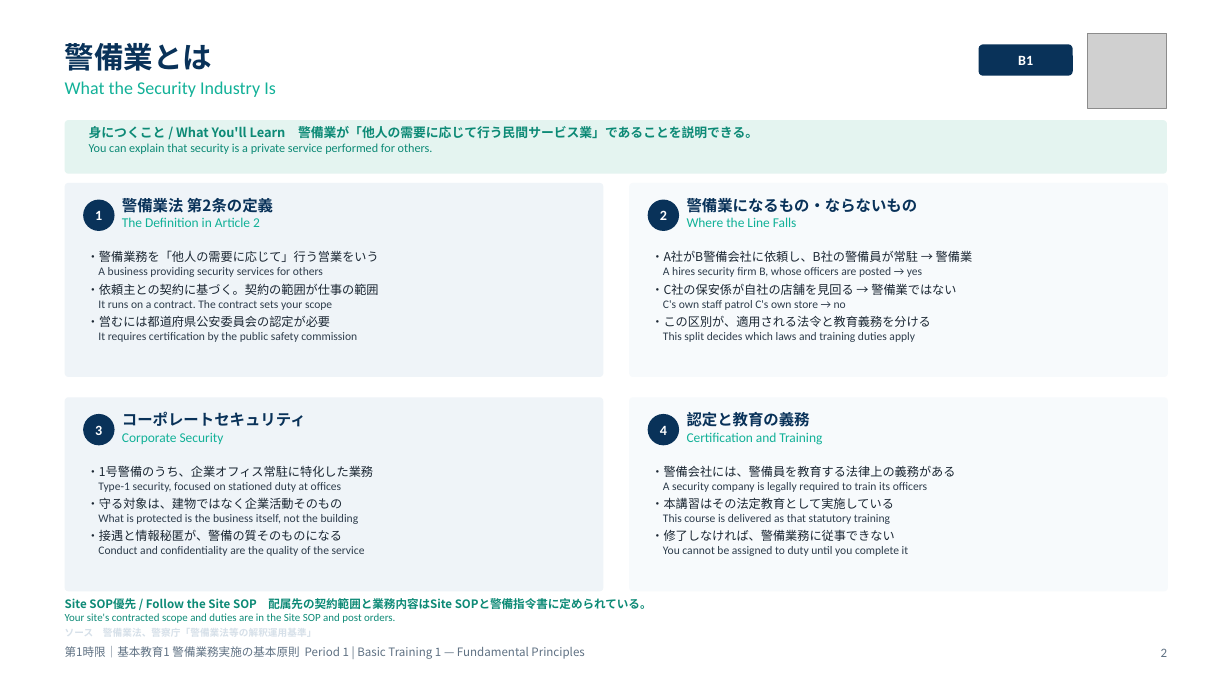
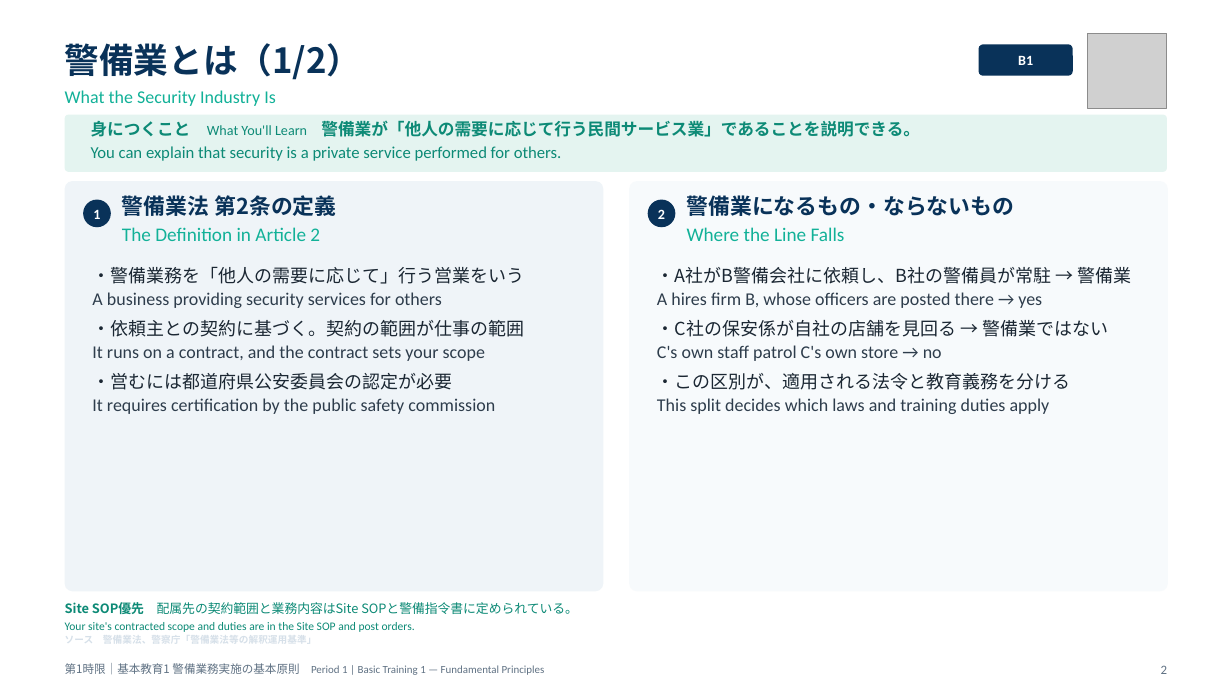
Before and after one commit to hrsmhiroshi-cpu/Training-, a slide deck: slide 2 of 新任講習/out/01_1限_警備業務実施の基本原則.pptx. Drawn at 1232x693 pixels with LibreOffice and Linux fonts; fonts in the diff are those of the drawing; grey boxes stand for pictures. Boxes give left, top, right and bottom in pixels: in the first picture for what was removed or moved away, otherwise in the second. Text is boxed around its words. In the diff, an @@ line names an element or a change of style, - is before the commit and + after.

```diff
--- a/新任講習/out/01_1限_警備業務実施の基本原則.pptx
+++ b/新任講習/out/01_1限_警備業務実施の基本原則.pptx
@@ text at [65,43,362,80]: text changed; size 23 to 27 pt @@
-警備業とは
+警備業とは（1/2）
@@ text at [65,90,276,106]: more space between paragraphs @@
@@ rounded rectangle: place and size @@
-rounded rectangle at [65,120,1167,174]
+rounded rectangle at [65,115,1167,172]
@@ text at [91,120,920,137]: text changed; size 9.5 to 13 pt; font Calibri to Noto Sans CJK JP; bold on @@
-身につくこと / What You'll Learn 警備業が「他人の需要に応じて行う民間サービス業」であることを説明できる。
-You can explain that security is a private service performed for others.
+身につくこと What You'll Learn 警備業が「他人の需要に応じて行う民間サービス業」であることを説明できる。
@@ text added at [91,146,562,161], 13 pt, text #0D8A76 @@
+You can explain that security is a private service performed for others.
@@ rounded rectangle: place and size @@
-rounded rectangle at [65,397,604,592]
+rounded rectangle at [65,181,604,592]
@@ rounded rectangle removed at [65,183,604,377] @@
@@ ellipse "1": place and size @@
-ellipse "1" at [83,200,115,231]
+ellipse "1" at [83,200,111,227]
@@ text "警備業法 第2条の定義" at [122,195,336,241]: size 12 to 17 pt in "警備業法 第2条の定義"; size 10.5 to 15 pt in "The Definition in Article 2"; more space between paragraphs @@
@@ rounded rectangle: place and size @@
-rounded rectangle at [629,397,1168,592]
+rounded rectangle at [629,181,1168,592]
@@ rounded rectangle removed at [629,183,1168,377] @@
@@ ellipse "2": place and size @@
-ellipse "2" at [648,200,679,231]
+ellipse "2" at [648,200,676,227]
@@ text "警備業になるもの・ならないもの" at [687,195,1015,241]: size 12 to 17 pt in "警備業になるもの・ならないもの"; size 10.5 to 15 pt in "Where the Line Falls"; more space between paragraphs @@
@@ text at [92,266,524,414]: size 9.5 to 14 pt in "・警備業務を「他人の需要に応じて」行う営業をいう", "・依頼主との契約に基づく。契約の範囲が仕事の範囲", "・営むには都道府県公安委員会の認定が必要"; size 9 to 14 pt in "A business providing security services for others", "It requires certification by the public safety ..."; more space between paragraphs @@
@@ text "・警備業務を「他人の需要に応じて」行う営業をいう": place and size @@
-text "・警備業務を「他人の需要に応じて」行う営業をいう" at [87,250,379,342]
+text "・警備業務を「他人の需要に応じて」行う営業をいう" at [92,266,524,414]
@@ text at [657,267,1132,414]: size 9.5 to 14 pt in "・A社がB警備会社に依頼し、B社の警備員が常駐 → 警備業", "・C社の保安係が自社の店舗を見回る → 警備業ではない", "・この区別が、適用される法令と教育義務を分ける"; size 9 to 14 pt in "C's own staff patrol C's own store ...", "This split decides which laws and training ..."; more space between paragraphs @@
@@ text "・A社がB警備会社に依頼し、B社の警備員が常駐 → 警備業": place and size @@
-text "・A社がB警備会社に依頼し、B社の警備員が常駐 → 警備業" at [651,250,973,342]
+text "・A社がB警備会社に依頼し、B社の警備員が常駐 → 警備業" at [657,267,1132,414]
@@ text at [657,292,1042,308]: text changed; size 9 to 14 pt @@
-A hires security firm B, whose officers are posted → yes
+A hires firm B, whose officers are posted there → yes
@@ text at [92,345,485,361]: text changed; size 9 to 14 pt @@
-It runs on a contract. The contract sets your scope
+It runs on a contract, and the contract sets your scope
@@ ellipse removed at [83,414,115,445] @@
-3
@@ text removed at [122,411,306,444] @@
-コーポレートセキュリティ
-Corporate Security
@@ ellipse removed at [648,414,679,445] @@
-4
@@ text removed at [687,412,822,445] @@
-認定と教育の義務
-Certification and Training
@@ text removed at [87,465,373,556] @@
-・1号警備のうち、企業オフィス常駐に特化した業務
-Type-1 security, focused on stationed duty at offices
-・守る対象は、建物ではなく企業活動そのもの
-What is protected is the business itself, not the building
-・接遇と情報秘匿が、警備の質そのものになる
-Conduct and confidentiality are the quality of the service
@@ text removed at [651,465,955,556] @@
-・警備会社には、警備員を教育する法律上の義務がある
-A security company is legally required to train its officers
-・本講習はその法定教育として実施している
-This course is delivered as that statutory training
-・修了しなければ、警備業務に従事できない
-You cannot be assigned to duty until you complete it
@@ text at [65,602,578,614]: text changed; size 8.5 to 10 pt; font Calibri to Noto Sans CJK JP @@
-Site SOP優先 / Follow the Site SOP 配属先の契約範囲と業務内容はSite SOPと警備指令書に定められている。
-Your site's contracted scope and duties are in the Site SOP and post orders.
+Site SOP優先 配属先の契約範囲と業務内容はSite SOPと警備指令書に定められている。
@@ text added at [65,622,415,632], 9 pt, text #0D8A76 @@
+Your site's contracted scope and duties are in the Site SOP and post orders.
@@ text "第1時限｜基本教育1 警備業務実施の基本原則 Period 1 | ...": place and size @@
-text "第1時限｜基本教育1 警備業務実施の基本原則 Period 1 | ..." at [65,646,584,659]
+text "第1時限｜基本教育1 警備業務実施の基本原則 Period 1 | ..." at [65,663,545,675]
@@ text "第1時限｜基本教育1 警備業務実施の基本原則 Period 1 | ..." at [65,663,545,675]: size 9 to 8.5 pt, font Noto Sans CJK JP to Calibri in "Period 1 | Basic Training 1 — ..." @@
@@ text "2": place and size @@
-text "2" at [1161,648,1167,657]
+text "2" at [1161,665,1167,674]
```
Also in this commit, not shown: 17 other slides changed, 7 slides added, 2 other files.
